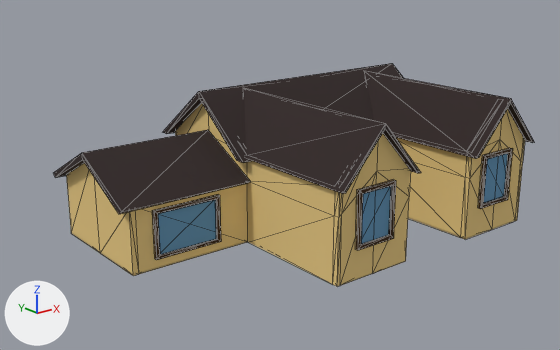
An edit to the glTF model Neighborhood/OSHouse02.glb, drawn before and after from the same camera.
The view is the same before and after, from a 50 mm camera at (-10.47, -12.28, 5.99) aimed at (-0.93, -0.36, 1.22). The lights are fixed; the arrows at lower left show +X, +Y and +Z. Mesh edges are drawn as thin lines. Objects named as collision shapes, trigger or cutter boxes, shadow casters or lower levels of detail are left out. Where no turn or scale is listed for an object, it has been applied to the vertices. Vertices at the same position are counted once.

Names of what the first picture shows: 'OSHouse02', 'OSHouse02Roof'.
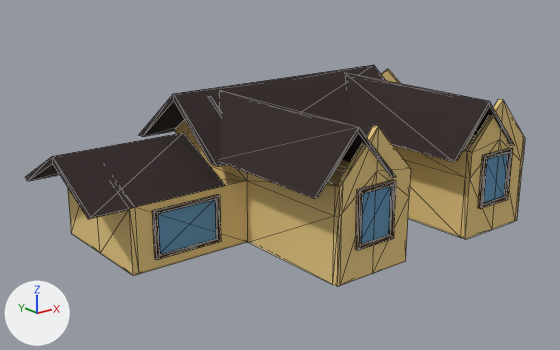
The newer file is also turned or shifted as a whole; pictures and numbers use the older file's frame.

What changed in the scene script:
```text
Change me_plane_046:
    where me_plane_046.from_pydata(...)  # 48 vertices, 88 faces; spans x -4.68..4.59, y -7.51..5.83, z -1.44..1.25
    used by ob_oshouse02roof; location = (-0.01, -0.4, 2.14); rotation_euler = (3.142, 0.0, -1.571), in degrees (180, 0, -90); scale = (-0.618, -0.618, -0.618)
    me_plane_046 part 1: the whole mesh is multiplied about the mesh origin by the matrix ((0.0, 0.618, 0.0), (0.618, 0.0, 0.0), (0.0, 0.0, 0.618))
Change ob_oshouse02roof:
    ob_oshouse02roof.rotation_euler: (3.142, 0.0, -1.571) -> (0.0, 0.0, 0.0)  # degrees (180, 0, -90) -> degrees (0, 0, 0)
    ob_oshouse02roof.scale: (-0.618, -0.618, -0.618) -> (1.0, 1.0, 1.0)
    ob_oshouse02roof.location: (-0.01, -0.4, 2.14) -> (-0.54, -0.29, 2.14)
```

Pixel boxes (x1, y1, x2, y2) of what changed, in the pictures (560 x 350 px):
'OSHouse02Roof', reshaped, moved, turned, rescaled
    before: (53, 63, 534, 214)
    after: (26, 65, 515, 219)
